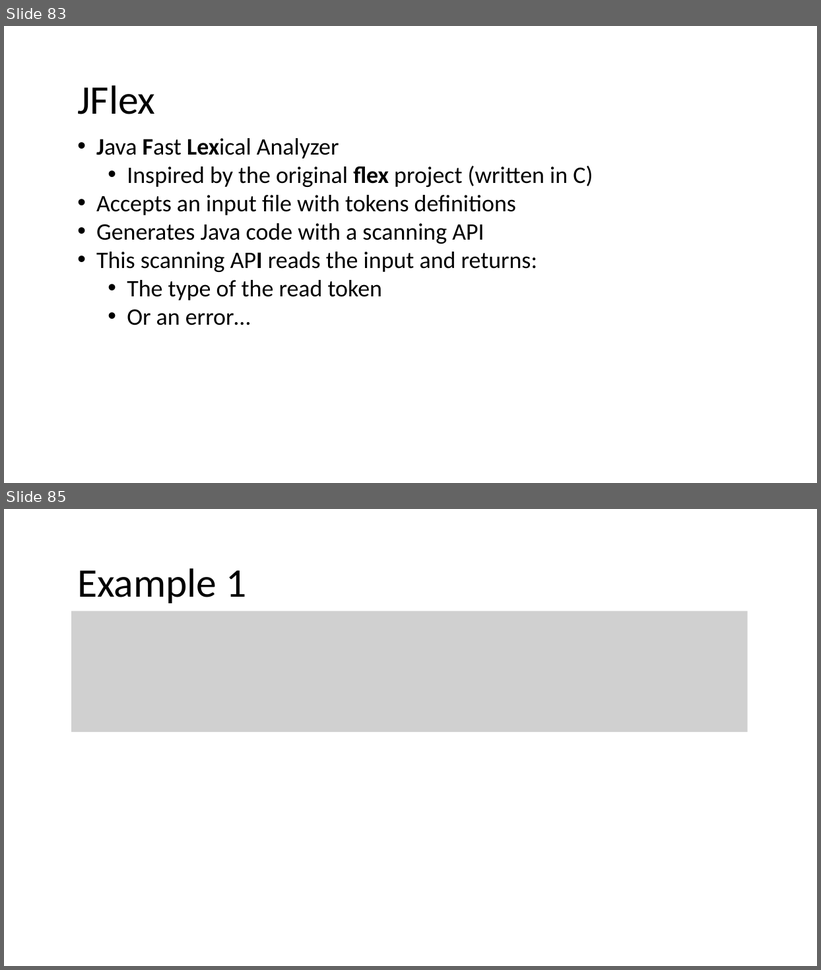
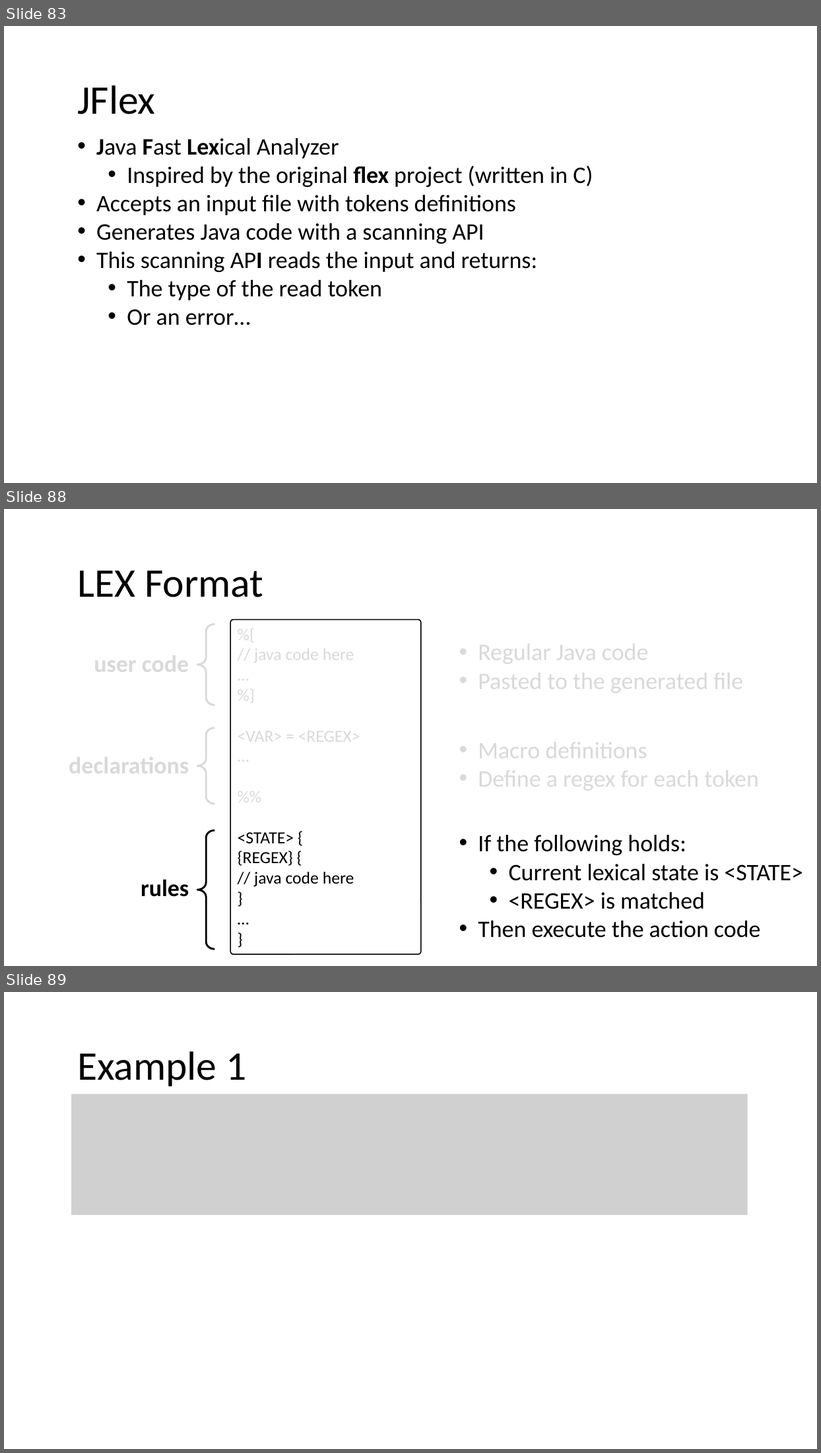
Before and after one commit to nivshani/compilation, a slide deck: slides/lexical_analysis.pptx. Shown one above the other, each under a label of ours: slides 83 and 85 before the commit, slides 83, 88 and 89 after it; the slides between them are not shown. The pictures are 821x970 and 821x1453 pixels, drawn with LibreOffice and Linux fonts; fonts in the diff are those of the drawing; grey boxes stand for pictures. Boxes give left, top, right and bottom in pixels: in the first picture for what was removed or moved away, otherwise in the second. Text is boxed around its words. In the diff, an @@ line names an element or a change of style, - is before the commit and + after.

```diff
--- a/slides/lexical_analysis.pptx
+++ b/slides/lexical_analysis.pptx
@@ slide 88 added at box(4, 509, 817, 966), background #FFFFFF @@
@@ text added at box(77, 570, 263, 597), 48 pt, text #000000 @@
+LEX Format
@@ right brace added at box(197, 625, 215, 706), outline #D9D9D9 2.25 pt @@
@@ rounded rectangle added at box(230, 619, 420, 955), fill #FFFFFF at 44% opacity, outline #000000 1.25 pt, 20 pt, text #D9D9D9 @@
+%{
+// java code here
+…
+%}
+<VAR> = <REGEX>
+…
+%%
+<STATE> {
+{REGEX} {
+// java code here
+}
+…
+}
@@ rectangle added at box(77, 646, 195, 681), outline #FFFFFF 0.75 pt, 28 pt, text #D9D9D9, bold @@
+user code
@@ text added at box(478, 638, 743, 696), 28 pt, text #D9D9D9 @@
+• Regular Java code
+• Pasted to the generated file
@@ right brace added at box(197, 728, 215, 804), outline #D9D9D9 2.25 pt @@
@@ text added at box(478, 736, 758, 793), 28 pt, text #D9D9D9 @@
+• Macro definitions
+• Define a regex for each token
@@ rectangle added at box(59, 747, 195, 782), outline #FFFFFF 0.75 pt, 28 pt, text #D9D9D9, bold @@
+declarations
@@ right brace added at box(197, 830, 215, 949), outline #000000 2.25 pt @@
@@ text added at box(478, 835, 803, 938), 28 pt, text #000000 @@
+• If the following holds:
+  • Current lexical state is <STATE>
+  • <REGEX> is matched
+• Then execute the action code
@@ text added at box(141, 879, 189, 897), 28 pt, text #000000, bold @@
+rules
@@ what was slide 85 is now slide 89 @@
```
Also in this commit, not shown: 11 slides changed, 3 other slides added, 1 other file.
